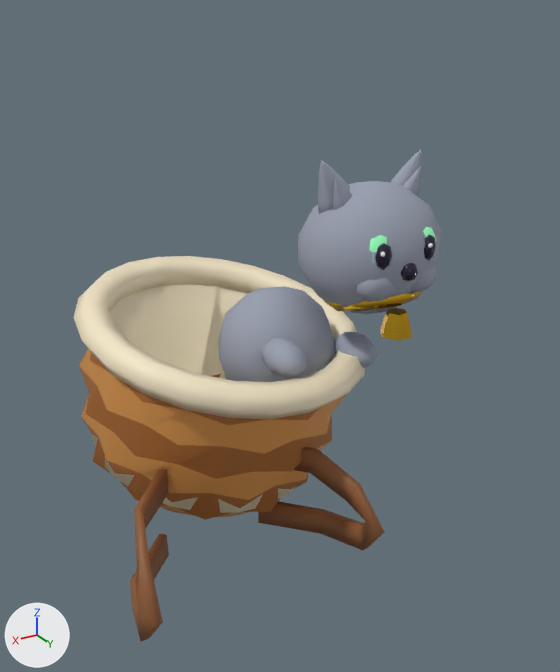
The FBX model TourDeLaChance-Unity/Assets/Models/chaton_sac.fbx: old version first, new version second.
Before and after are seen from a camera (50 mm lens) standing at (0.87, 1.85, 1.22) and looking at (-0.3, -0.1, 0.24). Every picture has the same lights, and +X, +Y and +Z are marked at lower left. The first picture is the older version. Where no turn or scale is listed for an object, it has been applied to the vertices.

The older version as bpy lines, for what is in view:
```python
ob_anim_chaton = bpy.data.objects.new('Anim_Chaton', me_anim_chaton_001)
ob_anim_chaton.parent = ob_panier
ob_anim_chaton.location = (-0.377, 0.2, 0.121)
ob_anim_pattechaton = bpy.data.objects.new('Anim_PatteChaton', me_anim_pattechaton_001)
ob_anim_pattechaton.location = (-0.195, -0.02, 0.208)
ob_anim_tetechaton = bpy.data.objects.new('Anim_TeteChaton', me_anim_tetechaton_001)
ob_anim_tetechaton.parent = ob_anim_chaton
ob_anim_tetechaton.location = (-0.0049, 0.116, -0.0453)
ob_anim_yeuxchaton = bpy.data.objects.new('Anim_YeuxChaton', me_anim_yeuxchaton_001)
ob_anim_yeuxchaton.location = (-0.528, 0.205, 0.561)
ob_clochette = bpy.data.objects.new('Clochette', me_clochette_001)
ob_clochette.location = (-0.528, 0.193, 0.341)
ob_panier = bpy.data.objects.new('Panier', me_panier_001)
ob_panier.parent = ob_chaton_sac
ob_panier.location = (0.0, 0.0, 0.0)
```
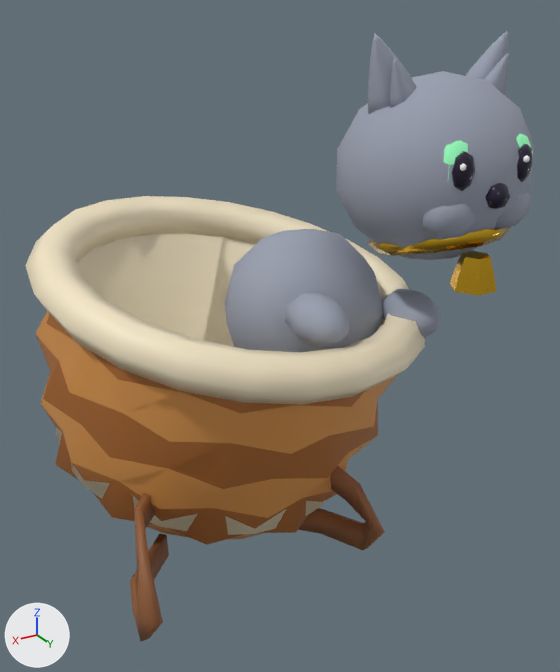
Location of each change, (x1, y1, x2, y2) in pixels of the pictures (560 x 672 px; the box of a moved part takes in the faces that stretch with it):
'Panier', reshaped (28% wider, 16% taller): before (73, 256, 385, 641); after (25, 196, 425, 641)
'Anim_TeteChaton', moved, rescaled (38% wider, 39% taller): before (298, 149, 441, 314); after (336, 30, 534, 260)
'Anim_Chaton', moved, rescaled (36% wider, 28% taller): before (218, 286, 377, 382); after (225, 229, 442, 352)
'Anim_YeuxChaton', moved, rescaled (34% wider, 32% taller): before (369, 227, 436, 270); after (443, 134, 533, 191)
'Clochette', moved, rescaled (42% wider, 35% taller): before (380, 308, 412, 341); after (450, 251, 496, 296)
part 3 of me_panier_001, moved or reshaped: before (73, 256, 365, 419); after (25, 196, 425, 405)
part 4 of me_panier_001, moved or reshaped: before (79, 284, 346, 520); after (36, 233, 398, 545)

Diff of the bpy script that builds the scene:
```diff
--- a/TourDeLaChance-Unity/Assets/Models/chaton_sac.fbx.py
+++ b/TourDeLaChance-Unity/Assets/Models/chaton_sac.fbx.py
@@ me_panier_001 @@
 # used by ob_panier; parent = ob_chaton_sac; location = (0.0, 0.0, 0.0)
-me_panier_001.from_pydata(...)  # 366 vertices, 720 faces; spans x -0.642..0.381, y -0.38..0.397, z -0.394..0.71
+me_panier_001.from_pydata(...)  # 366 vertices, 720 faces; spans x -0.811..0.424, y -0.38..0.599, z -0.402..0.831
+# me_panier_001 part 3: the loose piece of 110 vertices spanning x -0.642..0.3, y 0.102..0.397, z -0.23..0.701 is scaled about its middle by 1.31, then moved by (-0.022, 0.156, -0.027)
+# me_panier_001 part 4: 199 vertices removed from x -0.588..0.3, y -0.323..0.343, z -0.183..0.71; 199 vertices added at x -0.74..0.424, y -0.345..0.527, z -0.341..0.831
 me_panier_001.materials.append(mat_m7_osierclair)
@@ me_clochette_001 @@
 # used by ob_clochette; location = (-0.528, 0.193, 0.341)
-me_clochette_001.from_pydata(...)  # 20 vertices, 36 faces; spans x -0.0512..0.0512, y -0.0444..0.0444, z -0.0366..0.0427
+me_clochette_001.from_pydata(...)  # 20 vertices, 36 faces; spans x -0.0672..0.0672, y -0.0582..0.0582, z -0.048..0.056
+# me_clochette_001 part 6: the whole mesh is scaled about the mesh origin by 1.31
 me_clochette_001.materials.append(mat_m5_doredeco)
@@ me_anim_tetechaton_001 @@
 # used by ob_anim_tetechaton; parent = ob_anim_chaton; location = (-0.0049, 0.116, -0.0453)
-me_anim_tetechaton_001.from_pydata(...)  # 378 vertices, 724 faces; spans x -0.372..0.08, y 0.015..0.497, z -0.33..0.068
+me_anim_tetechaton_001.from_pydata(...)  # 378 vertices, 724 faces; spans x -0.488..0.104, y 0.02..0.652, z -0.433..0.09
+# me_anim_tetechaton_001 part 5: the whole mesh is scaled about the mesh origin by 1.31
 me_anim_tetechaton_001.materials.append(mat_m5_pelagechaton)
@@ me_anim_yeuxchaton_001 @@
 # used by ob_anim_yeuxchaton; location = (-0.528, 0.205, 0.561)
-me_anim_yeuxchaton_001.from_pydata(...)  # 160 vertices, 296 faces; spans x -0.128..0.128, y -0.038..0.031, z -0.055..0.067
+me_anim_yeuxchaton_001.from_pydata(...)  # 160 vertices, 296 faces; spans x -0.168..0.168, y -0.049..0.041, z -0.072..0.088
+# me_anim_yeuxchaton_001 part 1: the whole mesh is scaled about the mesh origin by 1.31
 me_anim_yeuxchaton_001.materials.append(mat_m5_yeuxchaton)
@@ me_anim_chaton_001 @@
 # used by ob_anim_chaton; parent = ob_panier; location = (-0.377, 0.2, 0.121)
-me_anim_chaton_001.from_pydata(...)  # 76 vertices, 144 faces; spans x -0.184..0.271, y -0.206..0.184, z -0.235..0.21
+me_anim_chaton_001.from_pydata(...)  # 76 vertices, 144 faces; spans x -0.241..0.356, y -0.271..0.241, z -0.308..0.275
+# me_anim_chaton_001 part 2: the whole mesh is scaled about the mesh origin by 1.31
 me_anim_chaton_001.materials.append(mat_m5_pelagechaton)
@@ ob_clochette @@
 ob_clochette = bpy.data.objects.new('Clochette', me_clochette_001)
-ob_clochette.location = (-0.528, 0.193, 0.341)
+ob_clochette.location = (-0.661, 0.354, 0.525)
@@ ob_anim_tetechaton @@
 ob_anim_tetechaton.parent = ob_anim_chaton
-ob_anim_tetechaton.location = (-0.0049, 0.116, -0.0453)
+ob_anim_tetechaton.location = (-0.00642, 0.153, -0.0594)
@@ ob_anim_yeuxchaton @@
 ob_anim_yeuxchaton = bpy.data.objects.new('Anim_YeuxChaton', me_anim_yeuxchaton_001)
-ob_anim_yeuxchaton.location = (-0.528, 0.205, 0.561)
+ob_anim_yeuxchaton.location = (-0.661, 0.37, 0.813)
@@ ob_anim_chaton @@
 ob_anim_chaton.parent = ob_panier
-ob_anim_chaton.location = (-0.377, 0.2, 0.121)
+ob_anim_chaton.location = (-0.463, 0.34, 0.0574)
```
